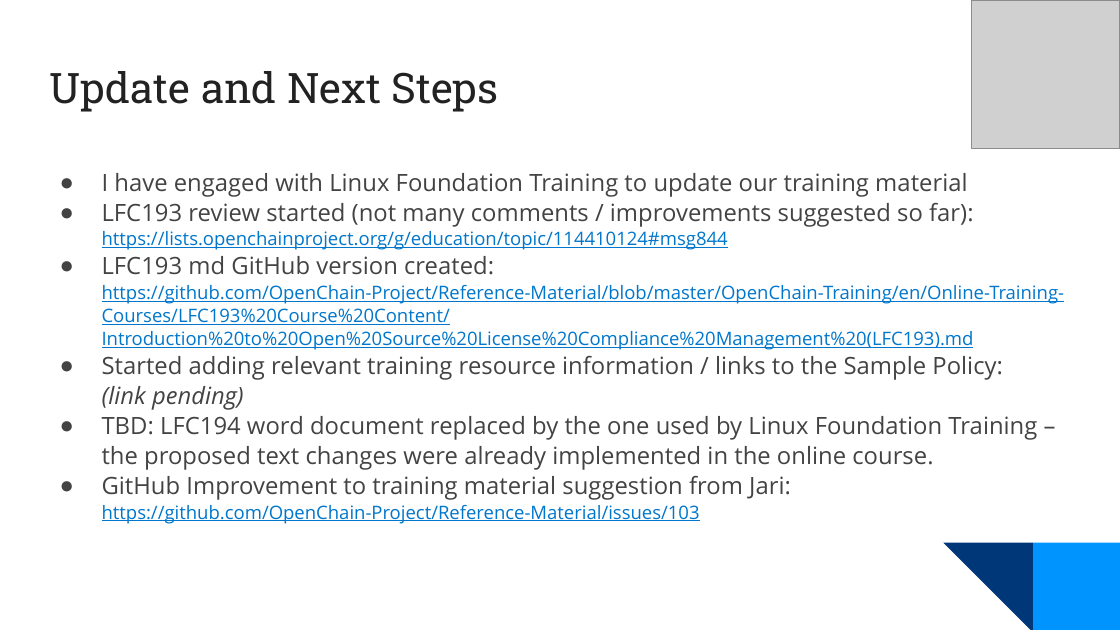
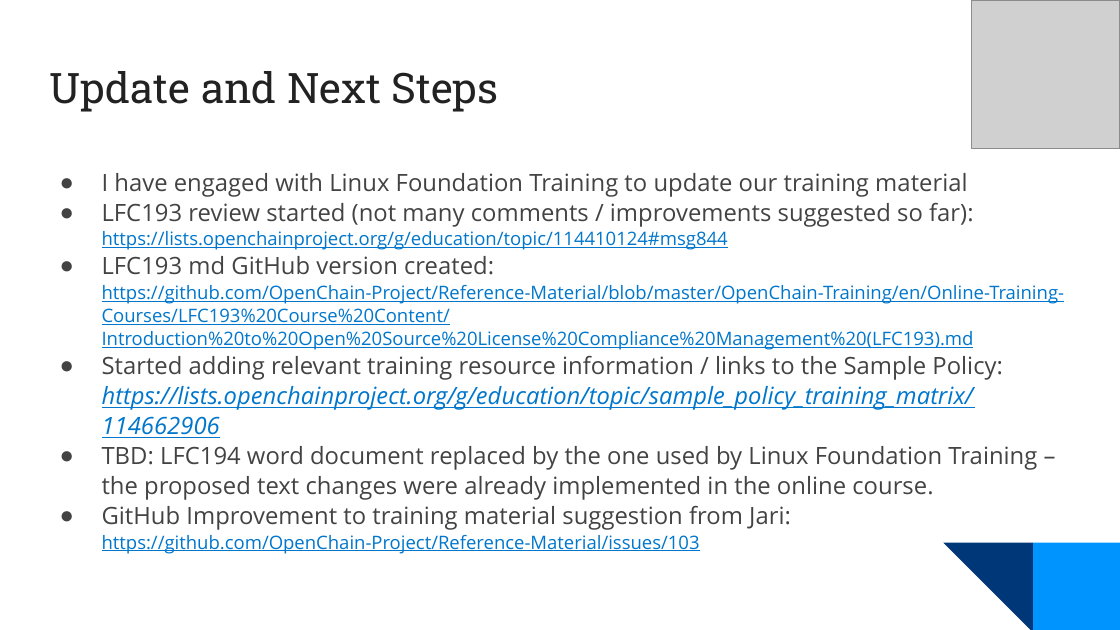
Before and after one commit to OpenChain-Project/Meeting-Slides, a slide deck: slide 12 of Slides/2025/spec-edu-wg/2025-8-NorthAmerica-Europe.pptx. Drawn at 1120x630 pixels with LibreOffice and Linux fonts; fonts in the diff are those of the drawing; grey boxes stand for pictures; background and template pictures are left out. Boxes give left, top, right and bottom in pixels: in the first picture for what was removed or moved away, otherwise in the second. Text is boxed around its words. In the diff, an @@ line names an element or a change of style, - is before the commit and + after.

```diff
--- a/Slides/2025/spec-edu-wg/2025-8-NorthAmerica-Europe.pptx
+++ b/Slides/2025/spec-edu-wg/2025-8-NorthAmerica-Europe.pptx
@@ text at [102,356,1003,438]: text changed; text colour #434343 to #0077CC; italic on @@
-● Started adding relevant training resource information / links to the Sample Policy:
-  (link pending)
+● Started adding relevant training resource information / links to the Sample Policy:
+  https://lists.openchainproject.org/g/education/topic/sample_policy_training_matrix/114662906
```
Also in this commit, not shown: 1 other file.
